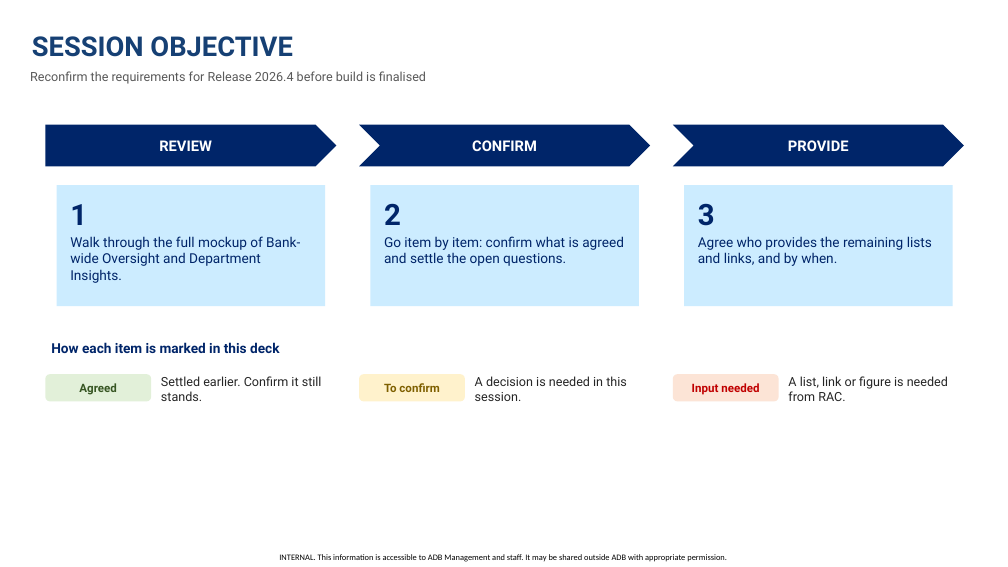
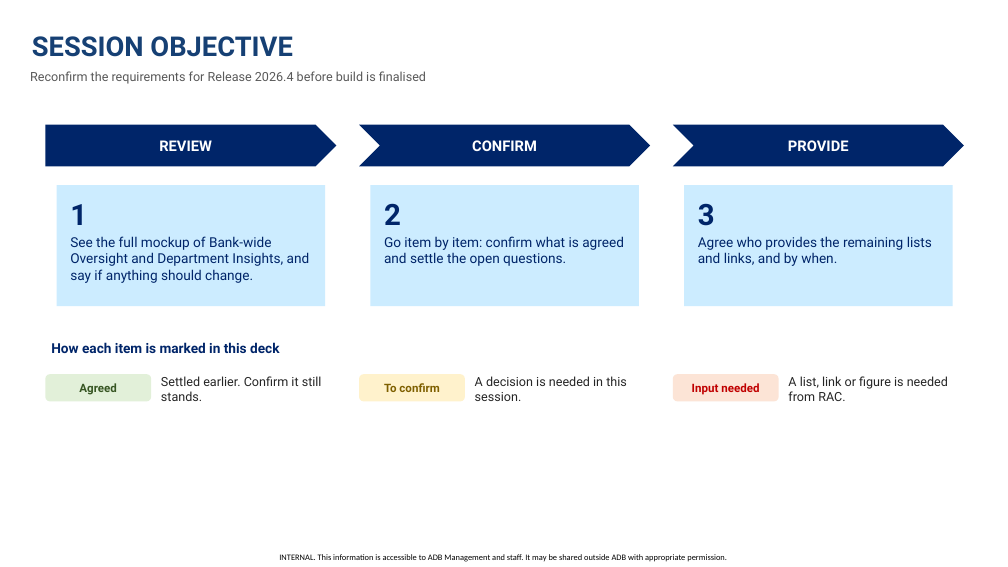
Before and after one commit to perezfiles01-droid/Jim, a slide deck: slide 3 of EDRMS_R2026.4_Requirements_Reconfirmation.pptx. Drawn at 1008x567 pixels with LibreOffice and Linux fonts; fonts in the diff are those of the drawing; background and template pictures are left out. Boxes give left, top, right and bottom in pixels: in the first picture for what was removed or moved away, otherwise in the second. Text is boxed around its words. In the diff, an @@ line names an element or a change of style, - is before the commit and + after.

```diff
--- a/EDRMS_R2026.4_Requirements_Reconfirmation.pptx
+++ b/EDRMS_R2026.4_Requirements_Reconfirmation.pptx
@@ text at (70, 236, 310, 283): text changed @@
-Walk through the full mockup of Bank-wide Oversight and Department Insights.
+See the full mockup of Bank-wide Oversight and Department Insights, and say if anything should change.
```
Also in this commit, not shown: 3 other slides changed, 1 slide added.
